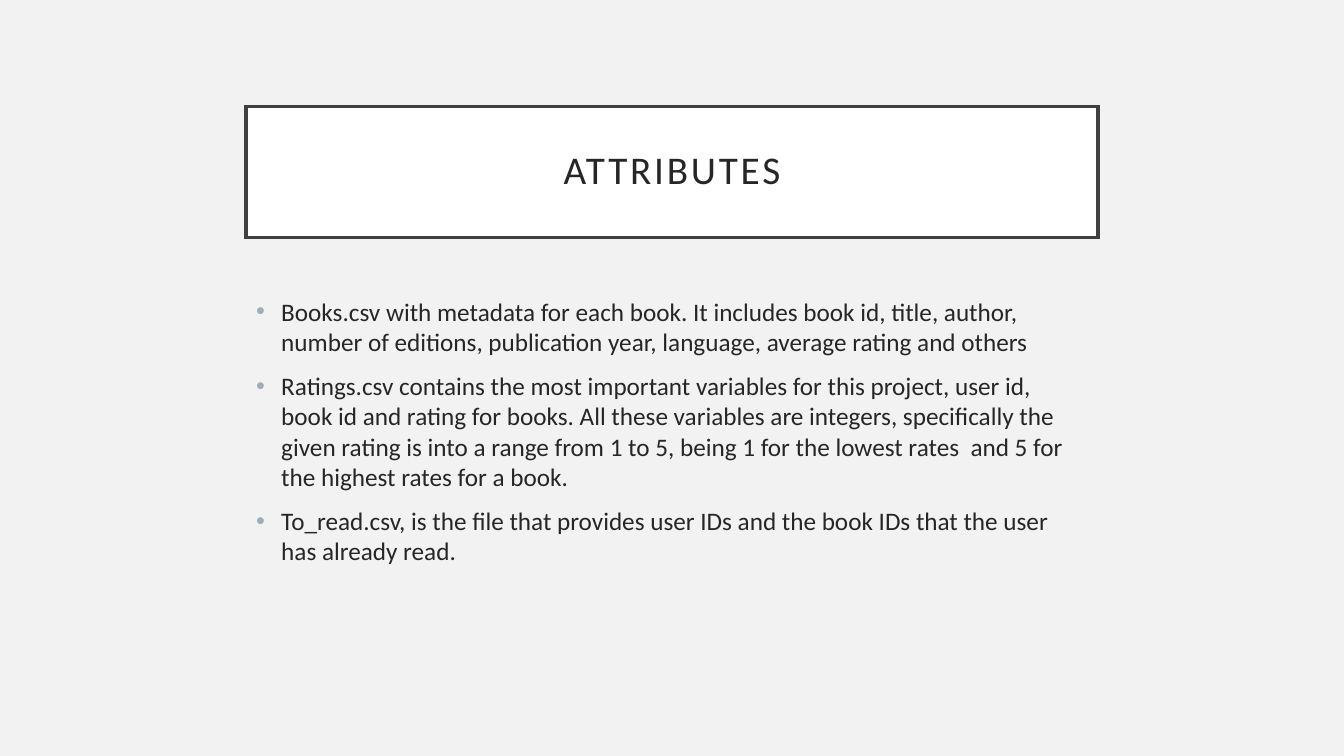
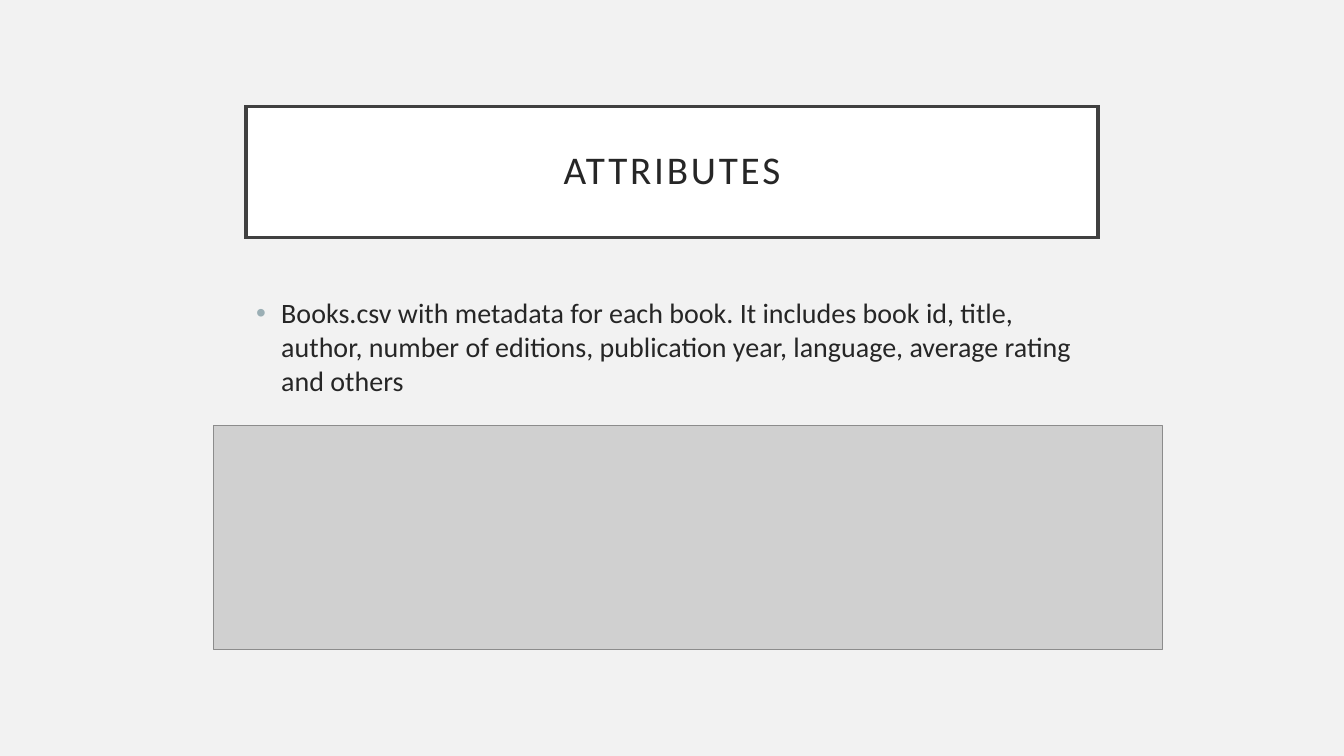
Before and after one commit to mwpnava/Data-Science-Projects, a slide deck: slide 5 of BookRecommender_prediction/Presentation_BRS.pptx. Drawn at 1344x756 pixels with LibreOffice and Linux fonts; fonts in the diff are those of the drawing; grey boxes stand for pictures. Boxes give left, top, right and bottom in pixels: in the first picture for what was removed or moved away, otherwise in the second. Text is boxed around its words. In the diff, an @@ line names an element or a change of style, - is before the commit and + after.

Commit message:
Recommender Book System Project

```diff
--- a/BookRecommender_prediction/Presentation_BRS.pptx
+++ b/BookRecommender_prediction/Presentation_BRS.pptx
@@ text "Books.csv with metadata for each ..." at (281,303,1071,391): size 18 to 20 pt @@
@@ text at (281,377,1062,564): paragraphs removed @@
-• Ratings.csv contains the most important variables for this project, user id, book id and rating for books. All these variables are integers, specifically the given rating is into a range from 1 to 5, being 1 for the lowest rates and 5 for the highest rates for a book.
-• To_read.csv, is the file that provides user IDs and the book IDs that the user has already read.
@@ picture added at (214,426,1163,650) @@
```
Also in this commit, not shown: 3 other slides changed, 3 slides added, 2 other files.
